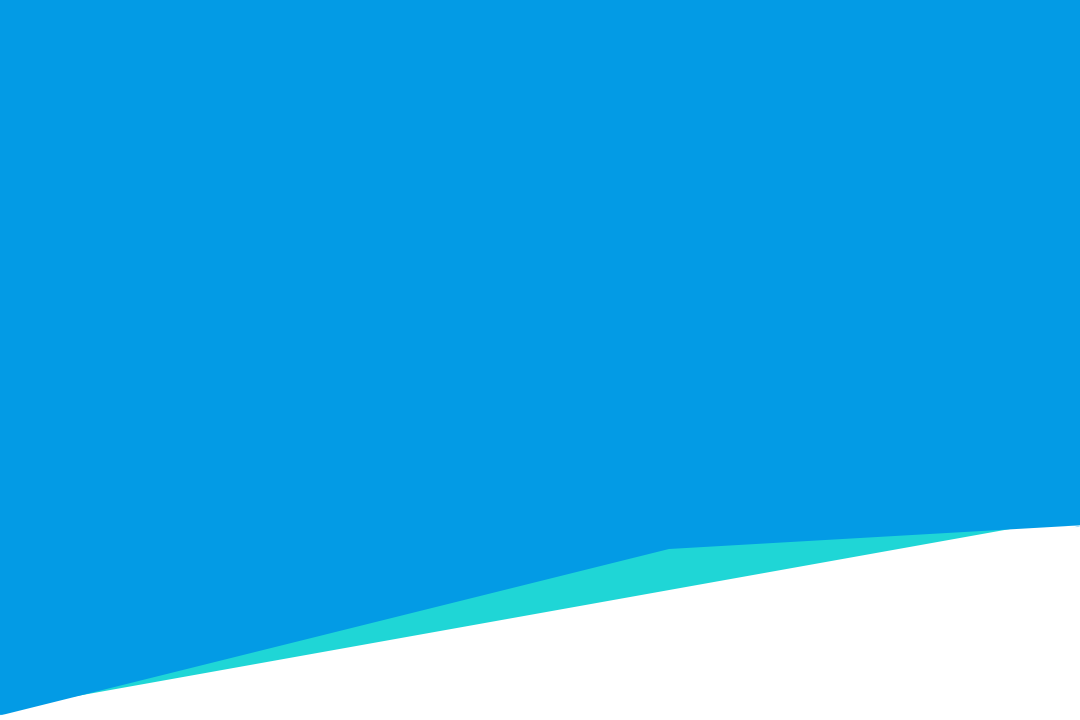
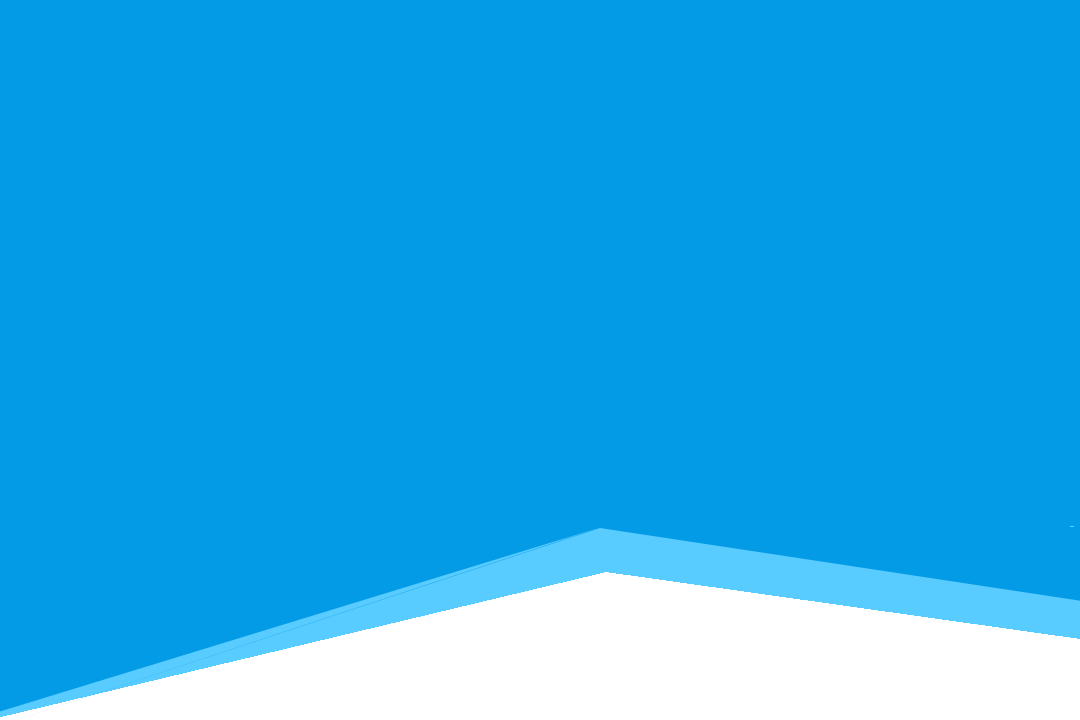
Comparing the layer stacks of the two 1080 × 720 images. Changes:
painted on "Capa 0" over (x1=0, y1=525, x2=1080, y2=720)
renamed "Capa 1" to "Capa 2", painted on it over (x1=0, y1=525, x2=1080, y2=717)
